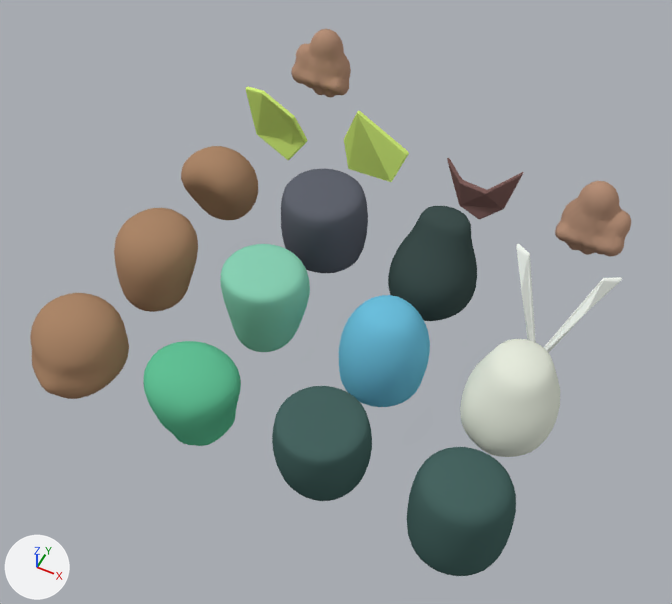
The Blender file art/pawn-shapes.blend as it was, and as the next commit left it.
Camera for both pictures: a 50 mm camera at (3.19, -4.58, 8.02) aimed at (-0.19, 2.19, -0.43). The axes (+X, +Y, +Z) are drawn at lower left. The lights are the same throughout. The older version comes first.

Objects in the first picture: 'Boot', 'Bootpanel', 'Collar', 'Ear', 'Forearm', 'Glove', 'Glovepad', 'Hand_Left', 'Hand_Right', 'Head', 'Jersey', 'Outsole', 'Shorts', 'Sleeve', 'Smile', 'Sock', 'Waistband'.
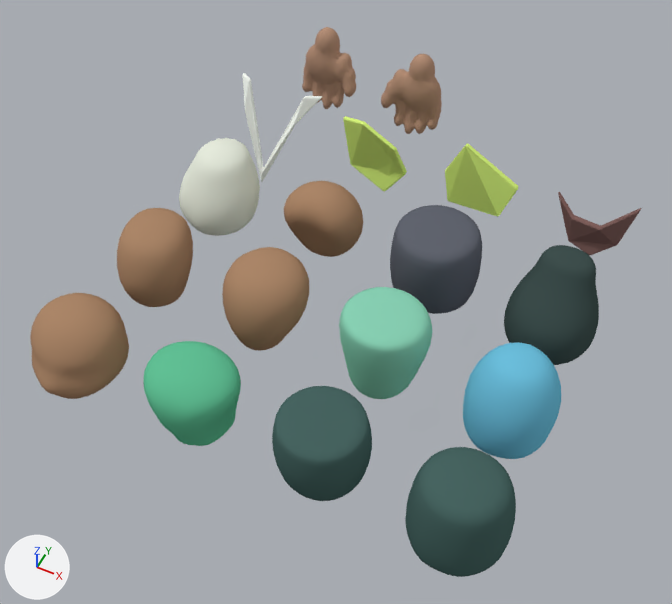
Pixel boxes [x1, y1, x2, y2] of what changed, in the pictures (672 x 604 px; the box of a moved part takes in the faces that stretch with it):
'Sleeve', moved
    before: [339, 295, 430, 407]
    after: [463, 343, 561, 459]
'Boot', moved
    before: [388, 206, 477, 321]
    after: [504, 245, 599, 365]
'Sock', moved
    before: [220, 244, 310, 352]
    after: [339, 287, 432, 399]
'Outsole', moved
    before: [281, 168, 368, 273]
    after: [390, 205, 482, 314]
'Glove', moved
    before: [460, 339, 560, 457]
    after: [179, 138, 260, 236]
'Forearm', reshaped, moved
    before: [114, 208, 198, 312]
    after: [222, 247, 309, 351]
'Ear', moved
    before: [181, 146, 258, 220]
    after: [284, 181, 363, 257]
'Hand_Left', reshaped, moved (29% narrower, 8% taller)
    before: [555, 181, 631, 257]
    after: [302, 27, 356, 109]
'Quad', added (brown)
    after: [117, 208, 193, 307]
'Hand_Right', reshaped, moved (17% taller)
    before: [291, 29, 351, 98]
    after: [381, 53, 442, 134]
'Bootpanel', moved
    before: [344, 111, 409, 182]
    after: [445, 143, 518, 217]
'Glovepad', moved
    before: [246, 87, 307, 160]
    after: [343, 116, 407, 192]
'Smile', moved
    before: [447, 158, 524, 219]
    after: [558, 192, 642, 255]
'Collar', moved
    before: [516, 244, 622, 353]
    after: [242, 73, 322, 182]
part 1 of me_forearm, moved or reshaped
    before: [118, 273, 193, 312]
    after: [230, 325, 295, 351]

The change, as a list of edits to the scene's bpy script:
```text
Add mat_quad:
    mat_quad = diffuse_material('Quad')
    mat_quad.base_color = (0.41, 0.24, 0.14)  # brown #ac8669
Change me_forearm:
    used by ob_forearm; location = (-2.25, 1.5, 0.0)
    remove me_forearm.from_pydata(...)  # 112 vertices, 98 faces; spans x -0.53..0.53, y -0.54..0.535, z -0.53..0.52
    add me_forearm.from_pydata(...)  # 112 vertices, 98 faces; spans x -0.53..0.53, y -0.525..0.535, z -0.53..0.52
    me_forearm part 1: 48 of 112 vertices moved; they spanned x -0.43..0.43, y -0.54..0.32, z -0.53..-0.28 and now span x -0.345..0.345, y -0.492..0.272, z -0.53..-0.28; mean shift (0.0, 0.0, 0.0); largest move (0.39, -0.11, -0.45) -> (0.28, -0.11, -0.45)
Change me_sphere:
    used by ob_hand_left; location = (2.25, 4.5, 0.0)
    remove me_sphere.from_pydata(...)  # 512 vertices, 915 faces; spans x -0.41..0.462, y -0.356..0.242, z -0.433..0.591
    add me_sphere.from_pydata(...)  # 672 vertices, 1206 faces; spans x -0.365..0.536, y -0.224..0.211, z -0.66..0.604
    me_sphere part 2: 512 vertices removed from x -0.41..0.462, y -0.356..0.242, z -0.433..0.591; 672 vertices added at x -0.365..0.536, y -0.224..0.211, z -0.66..0.604
Change me_sphere_012:
    used by ob_hand_right; location = (-2.25, 6.0, 0.0)
    remove me_sphere_012.from_pydata(...)  # 512 vertices, 914 faces; spans x -0.462..0.41, y -0.356..0.243, z -0.432..0.591
    add me_sphere_012.from_pydata(...)  # 672 vertices, 1221 faces; spans x -0.537..0.366, y -0.224..0.211, z -0.66..0.604
    me_sphere_012 part 3: 512 vertices removed from x -0.462..0.41, y -0.356..0.243, z -0.432..0.591; 672 vertices added at x -0.537..0.366, y -0.224..0.211, z -0.66..0.604
Add me_quad:
    me_quad.from_pydata(...)  # 112 vertices, 98 faces; spans x -0.483..0.483, y -0.599..0.491, z -0.52..0.52
    me_quad.polygons.foreach_set('use_smooth', [True] * 98)
    me_quad.materials.append(mat_quad)  # brown #ac8669
Change ob_forearm:
    ob_forearm.location: (-2.25, 1.5, 0.0) -> (-0.75, 1.5, 0.0)
Change ob_sock:
    ob_sock.location: (-0.75, 1.5, 0.0) -> (0.75, 1.5, 0.0)
Change ob_sleeve:
    ob_sleeve.location: (0.75, 1.5, 0.0) -> (2.25, 1.5, 0.0)
Change ob_glove:
    ob_glove.location: (2.25, 1.5, 0.0) -> (-2.25, 3.0, 0.0)
Change ob_ear:
    ob_ear.location: (-2.25, 3.0, 0.0) -> (-0.75, 3.0, 0.0)
Change ob_outsole:
    ob_outsole.location: (-0.75, 3.0, 0.0) -> (0.75, 3.0, 0.0)
Change ob_boot:
    ob_boot.location: (0.75, 3.0, 0.0) -> (2.25, 3.0, 0.0)
Change ob_collar:
    ob_collar.location: (2.25, 3.0, 0.0) -> (-2.25, 4.5, 0.0)
Change ob_glovepad:
    ob_glovepad.location: (-2.25, 4.5, 0.0) -> (-0.75, 4.5, 0.0)
Change ob_bootpanel:
    ob_bootpanel.location: (-0.75, 4.5, 0.0) -> (0.75, 4.5, 0.0)
Change ob_smile:
    ob_smile.location: (0.75, 4.5, 0.0) -> (2.25, 4.5, 0.0)
Change ob_hand_left:
    ob_hand_left.location: (2.25, 4.5, 0.0) -> (-2.25, 6.0, 0.0)
Change ob_hand_right:
    ob_hand_right.location: (-2.25, 6.0, 0.0) -> (-0.75, 6.0, 0.0)
Add ob_quad:
    ob_quad = bpy.data.objects.new('Quad', me_quad)
    ob_quad.location = (-2.25, 1.5, 0.0)
    _m = ob_quad.modifiers.new('Sculpt smoothing', 'SUBSURF')
    _m.render_levels = 1
```
